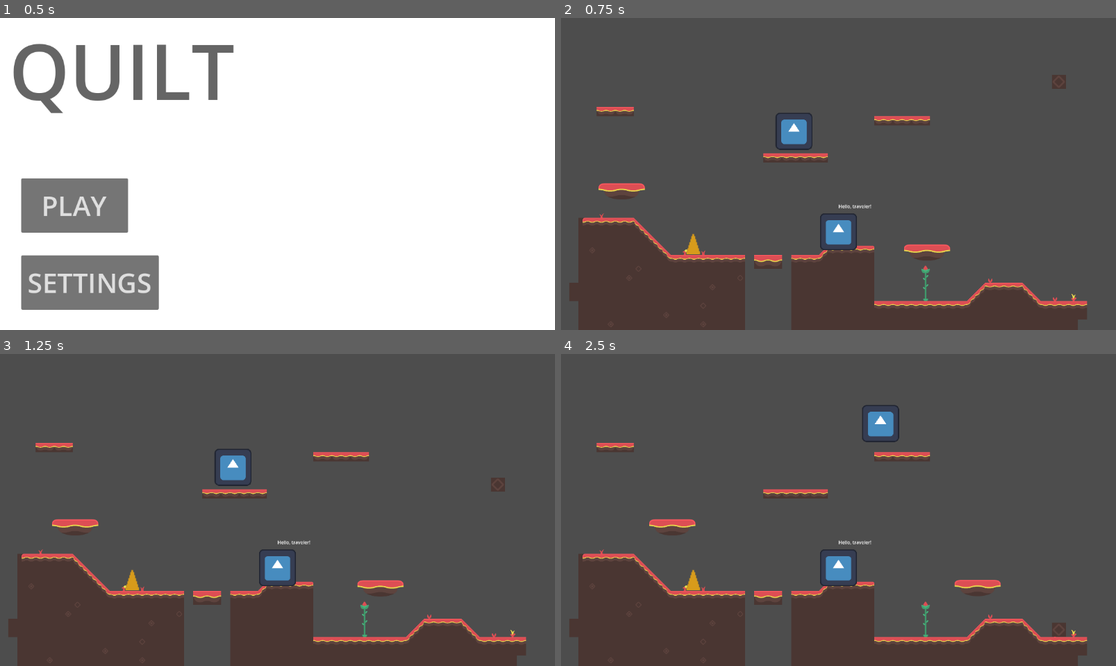
Above: before the commit, frames 1-4 (two rows, left to right).
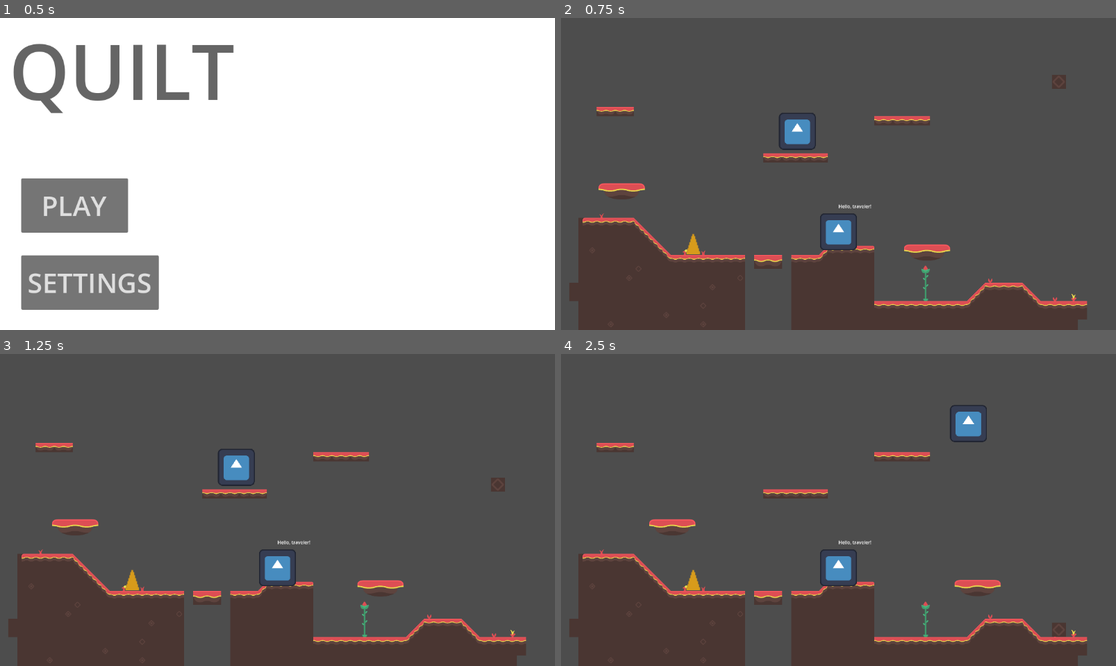
Above: after the commit, the same moments.

Repository: unsaltedkale/Quilt
Game: Godot game, scene res://main.tscn
Same seed, same stepped clock (60 frames per second), same inputs: the game is played once before the commit and once after it. The engine's default icon, where the game draws it, is replaced by a stand-in: a white triangle on a blue panel in a dark square.
Inputs (mouse positions are in pixels of both pictures, inside the frame that each line leads up to):
- Up to frame 1 (0.5 s): no input
- Up to frame 2 (0.75 s): click "PLAY" at 0.5 s
- Up to frame 3 (1.25 s): no input
- Up to frame 4 (2.5 s): move the mouse to (960, 494) at 1.27 s; hold D (move_right) from 1.28 s (still down); click (960, 494) at 1.35 s; tap Space (jump) at 1.52, 2.27 s; move the mouse to (727, 525) at 2.02 s; click (727, 525) at 2.1 s

Frame 1 is identical in both runs. In frame 2, 0.2% of the frame differs, in the area x 38-46%, y 30-43%; in frame 3, 0.2%; in frame 4, 1.0%, in the area x 54-77%, y 16-29%.

Commit message:
recoil working

Diff:
--- a/Emily WIP/Scenes/projectile_component.tscn
+++ b/Emily WIP/Scenes/projectile_component.tscn
@@ -1,16 +1,6 @@
-[gd_scene load_steps=4 format=3 uid="uid://d3tqa847kjwb5"]
+[gd_scene load_steps=2 format=3 uid="uid://d3tqa847kjwb5"]
 
 [ext_resource type="Script" uid="uid://cbsw1pfbe3q86" path="res://Emily WIP/Scripts/projectile_component.gd" id="1_plvoc"]
-[ext_resource type="Texture2D" uid="uid://dmcdml67v5cp1" path="res://icon.svg" id="2_kreph"]
 
-[sub_resource type="CircleShape2D" id="CircleShape2D_7qi3q"]
-
-[node name="ProjectileComponent" type="Area2D"]
+[node name="ProjectileComponent" type="Node"]
 script = ExtResource("1_plvoc")
-
-[node name="CollisionShape2D" type="CollisionShape2D" parent="."]
-shape = SubResource("CircleShape2D_7qi3q")
-
-[node name="Sprite2D" type="Sprite2D" parent="."]
-scale = Vector2(0.2, 0.2)
-texture = ExtResource("2_kreph")
--- /dev/null
+++ b/Emily WIP/Scenes/red_projectile.tscn
@@ -0,0 +1,15 @@
+[gd_scene load_steps=4 format=3 uid="uid://c84vwure2ykyn"]
+
+[ext_resource type="Script" uid="uid://gfx0nxrde3oa" path="res://Emily WIP/Scripts/red_projectile.gd" id="1_td6lh"]
+[ext_resource type="Texture2D" uid="uid://dmcdml67v5cp1" path="res://icon.svg" id="2_t6jt8"]
+
+[sub_resource type="RectangleShape2D" id="RectangleShape2D_nkcvn"]
+
+[node name="RedProjectile" type="Area2D"]
+script = ExtResource("1_td6lh")
+
+[node name="CollisionShape2D" type="CollisionShape2D" parent="."]
+shape = SubResource("RectangleShape2D_nkcvn")
+
+[node name="Sprite2D" type="Sprite2D" parent="."]
+texture = ExtResource("2_t6jt8")
--- a/Emily WIP/Scripts/projectile_component.gd
+++ b/Emily WIP/Scripts/projectile_component.gd
@@ -1,14 +1,12 @@
 class_name ProjectileComponent
-extends Area2D
+extends Node
 
-var speed = 900
-var mouse = get_global_mouse_position()
+@export var input_component: InputComponent
 
-func _physics_process(_float):
-	position += transform.x * speed
+var mouse = 0
 
 func shoot():
-	var proj = $".".instantiate()
+	var proj = $".".new()
 	proj.global_posision = $Marker2D
 	owner.add_child(proj)
 	proj.transform = mouse
--- a/Emily WIP/Scripts/recoil_component.gd
+++ b/Emily WIP/Scripts/recoil_component.gd
@@ -5,15 +5,27 @@
 @export var recoil_component : RecoilComponent
 @export var input_component: InputComponent
 
-var speed = 0
+var speed = .3
 
+var speed_negative : bool = false
 
 #mouse.x > the player.x to the right
 func handle_movement(body: CharacterBody2D, want_to_shoot: bool) -> void:
 	if want_to_shoot:
-		if get_viewport().get_mouse_position().x > body.position.x:
+		# use camera position for player later when camera follows player
+		if get_viewport().get_mouse_position().x > (body.position.x-3050)/3.3:
 			speed = speed * -1
-		elif get_viewport().get_mouse_position().x < body.position.x:
+			speed_negative = true
+		if get_viewport().get_mouse_position().x > (body.position.x-3050)/3.3 and speed_negative:
 			speed = speed * 1
+			speed_negative = true
+		if get_viewport().get_mouse_position().x < (body.position.x-3050)/3.3 and speed_negative:
+			speed = speed * -1
+			speed_negative = false
+		elif get_viewport().get_mouse_position().x < (body.position.x-3050)/3:
+			speed = speed * 1
+			speed_negative = false
+
+
 		body.velocity.x = body.position.x * speed
-		#print("mouse : " + get_viewport().get_mouse_position().x)
+		print("mouse : ", get_viewport().get_mouse_position().x, "player : ", (body.position.x-3050)/3)
--- /dev/null
+++ b/Emily WIP/Scripts/red_projectile.gd
@@ -0,0 +1,6 @@
+extends Area2D
+
+var speed = 900
+
+func _physics_process(_float):
+	position += transform.x * speed
Not shown, added: Emily WIP/Scripts/red_projectile.gd.uid
